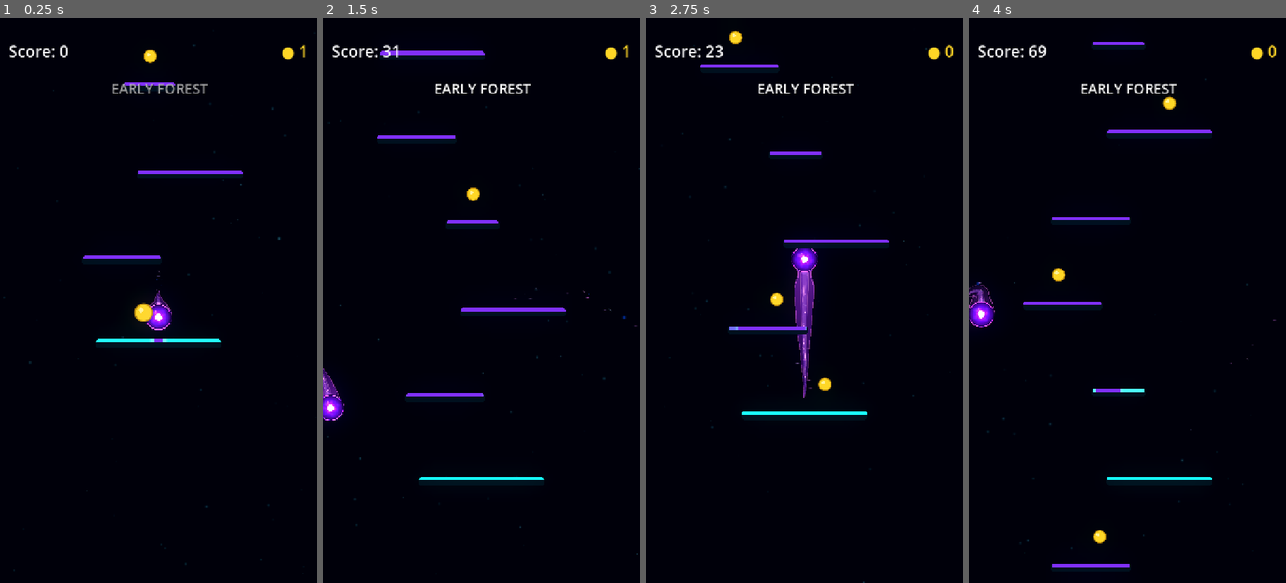
Above: before the commit, frames 1-4 (left to right).
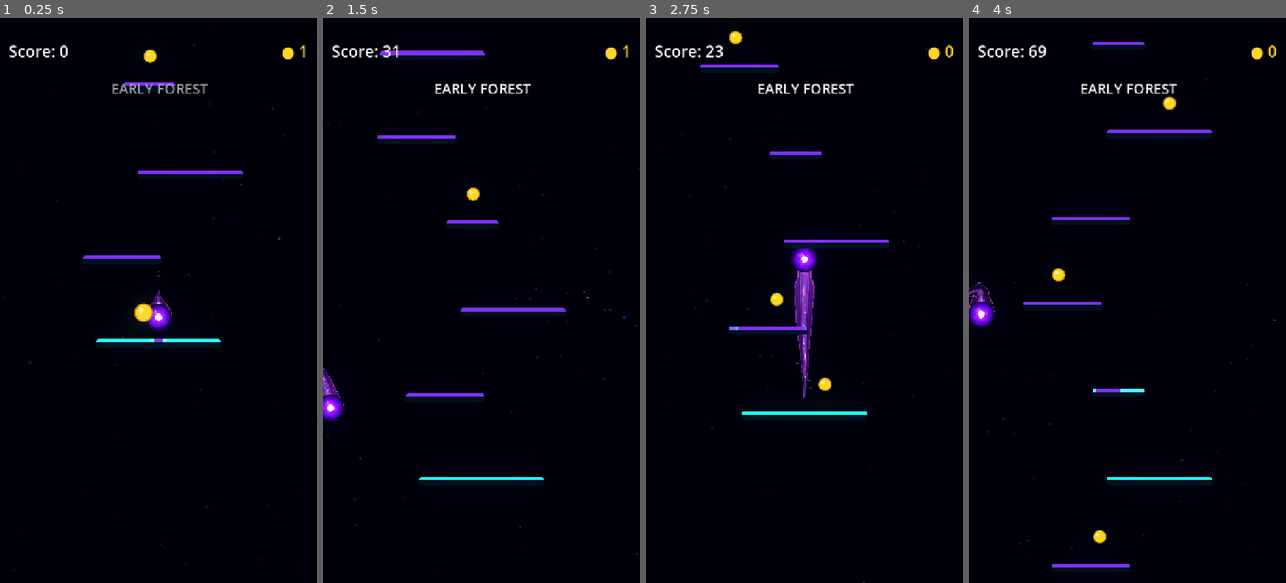
Above: after the commit, the same moments.

Repository: Kryodo/TowerJump
Game: Godot game, scene res://scenes/main.tscn
The game is run twice, just before and just after one commit, with the same random seed, the same clock (stepped at 60 frames per second) and the same inputs.
Inputs (mouse positions are in pixels of both pictures, inside the frame that each line leads up to):
- Up to frame 1 (0.25 s): no input
- Up to frame 2 (1.5 s): move the mouse to (551, 272) at 0.52 s; hold Right (ui_right) 0.53-1.25 s; click (551, 272) at 0.67 s; drag from (418, 328) to (471, 193) at 1.27 s
- Up to frame 3 (2.75 s): click "Nochmal spielen" at 2 s
- Up to frame 4 (4 s): move the mouse to (1159, 176) at 2.77 s; hold Right (ui_right) 2.78-3.5 s; drag from (1111, 413) to (1057, 215) at 3.52 s

The runs differ from the first frame. In frame 1, less than 0.1% of the frame differs, in the area x 46-54%, y 50-56%; in frame 2, less than 0.1%; in frame 3, less than 0.1%; in frame 4, less than 0.1%.

Commit message:
Remove the orb rim to test the ball without an outline

Diff:
--- a/scenes/ball.gdshader
+++ b/scenes/ball.gdshader
@@ -3,7 +3,6 @@
 // 0 = saturated electric blue, 1 = rich violet.
 // The trail controller sets this so orb and trail share one palette.
 uniform int palette_mode = 0;
-uniform vec2 trail_direction = vec2(0.0, 1.0);
 
 void fragment() {
 	vec2 p = UV * 2.0 - 1.0;
@@ -19,7 +18,6 @@
 	vec3 moving_energy;
 	vec3 inner_energy_color;
 	vec3 transition_color;
-	vec3 ring_color;
 	vec3 core_color;
 	vec3 aura_color;
 	vec3 highlight_color;
@@ -31,7 +29,6 @@
 		moving_energy = vec3(0.52, 0.12, 1.25);
 		inner_energy_color = vec3(0.58, 0.10, 1.5);
 		transition_color = vec3(0.34, 0.045, 0.78);
-		ring_color = vec3(2.7, 0.55, 5.2);
 		core_color = vec3(4.0, 3.25, 6.2);
 		aura_color = vec3(1.45, 0.22, 3.1);
 		highlight_color = vec3(1.0, 0.72, 1.5);
@@ -42,7 +39,6 @@
 		moving_energy = vec3(0.04, 0.48, 1.25);
 		inner_energy_color = vec3(0.025, 0.32, 1.05);
 		transition_color = vec3(0.025, 0.20, 0.68);
-		ring_color = vec3(0.18, 2.15, 5.2);
 		core_color = vec3(3.2, 5.1, 6.3);
 		aura_color = vec3(0.04, 1.25, 3.0);
 		highlight_color = vec3(0.65, 1.45, 2.25);
@@ -79,21 +75,6 @@
 	float outer_transition = 1.0 - smoothstep(0.36, 0.99, d);
 	color += transition_color * outer_transition * 0.18;
 
-	// A thinner luminous contour reads as an aura outline, not a hard border.
-	float outer_ring =
-		smoothstep(0.90, 0.93, d)
-		-
-		smoothstep(0.956, 0.982, d);
-	// The shared trail contour joins the orb at its two lateral shoulders.
-	// Fade the independent orb rim precisely at those joins so both read as
-	// one continuous boundary instead of two bright outlines sitting together.
-	vec2 radial_direction = p / max(d, 0.001);
-	vec2 trail_direction_normalized = trail_direction / max(length(trail_direction), 0.001);
-	float trail_alignment = dot(radial_direction, trail_direction_normalized);
-	float shoulder_alignment = 1.0 - abs(trail_alignment);
-	float shared_join = smoothstep(0.24, 0.72, shoulder_alignment);
-	float ring_visibility = 1.0 - shared_join;
-	color += ring_color * outer_ring * aura_breath * ring_visibility;
 
 	// The luminous centre gently pulses, but its edge is deliberately organic:
 	// low-frequency angular waves break the perfect circular silhouette.
